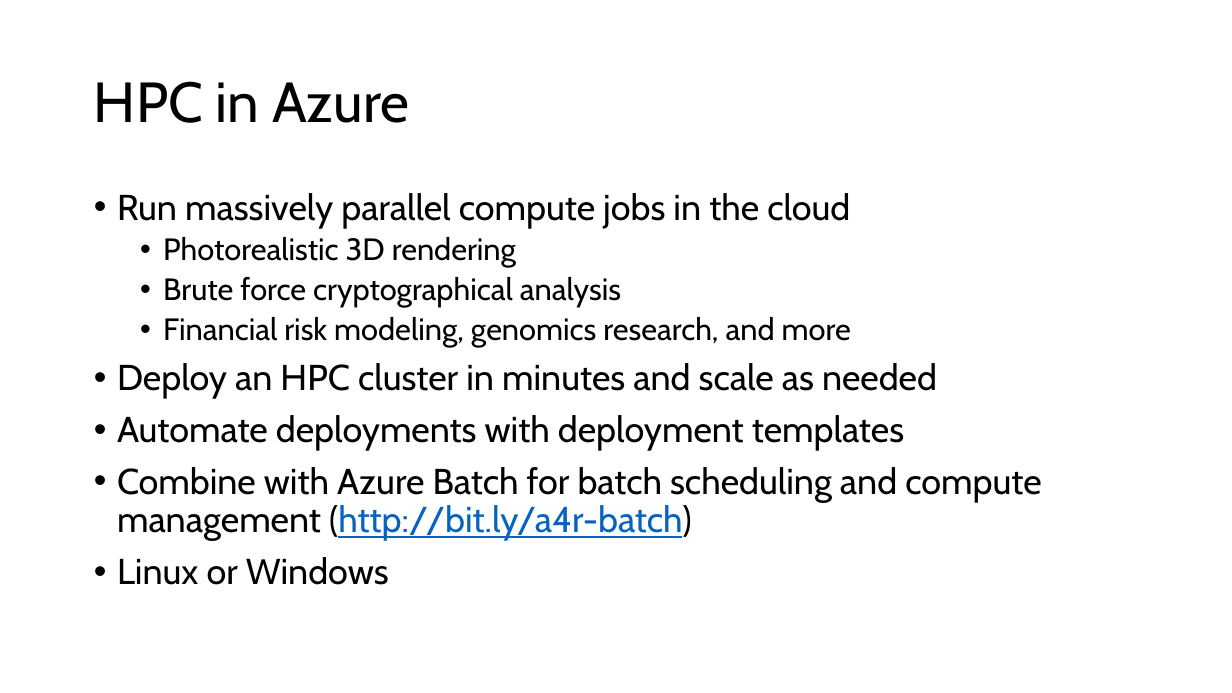
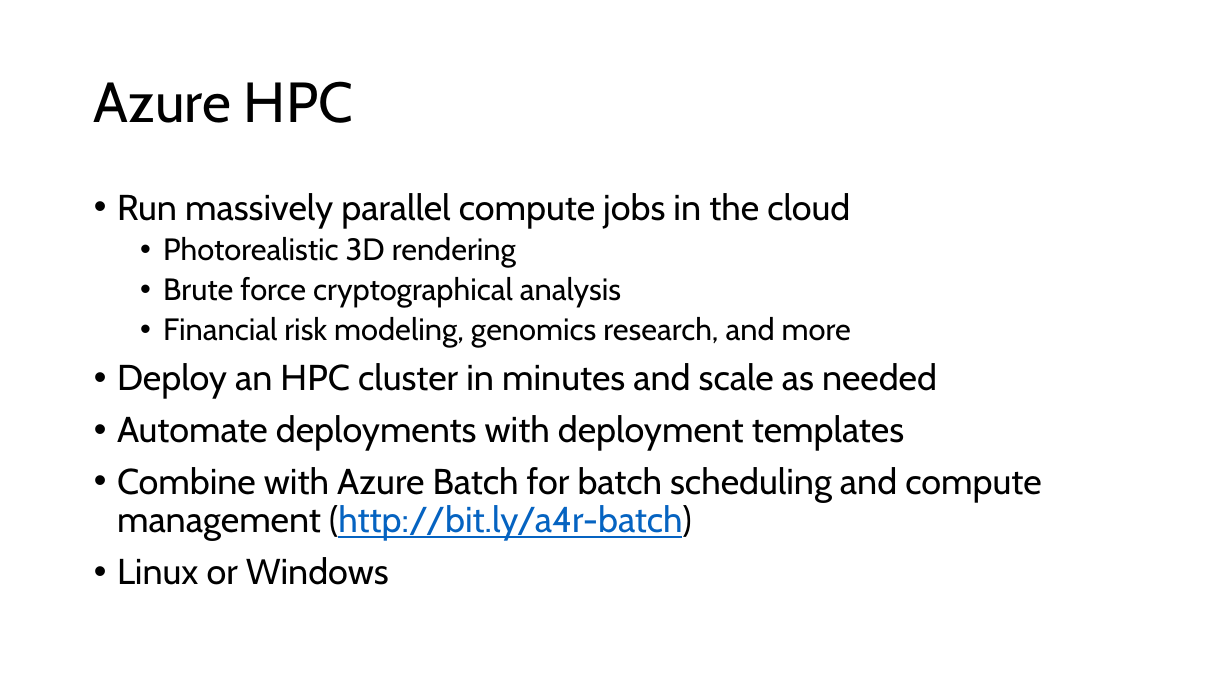
Before and after one commit to microsoft/AcademicContent, a slide deck: slide 2 of Workshop/6. HPC and Containers/HPC and Azure Container Service.pptx (slide 4 before the commit). Drawn at 1232x693 pixels with LibreOffice and Linux fonts; fonts in the diff are those of the drawing. Boxes give left, top, right and bottom in pixels: in the first picture for what was removed or moved away, otherwise in the second. Text is boxed around its words. In the diff, an @@ line names an element or a change of style, - is before the commit and + after.

```diff
--- a/Workshop/6. HPC and Containers/HPC and Azure Container Service.pptx
+++ b/Workshop/6. HPC and Containers/HPC and Azure Container Service.pptx
@@ title at box(94, 81, 353, 123): text changed @@
-HPC in Azure
+Azure HPC
```
Also in this commit, not shown: 2 slides removed, 41 other files.
